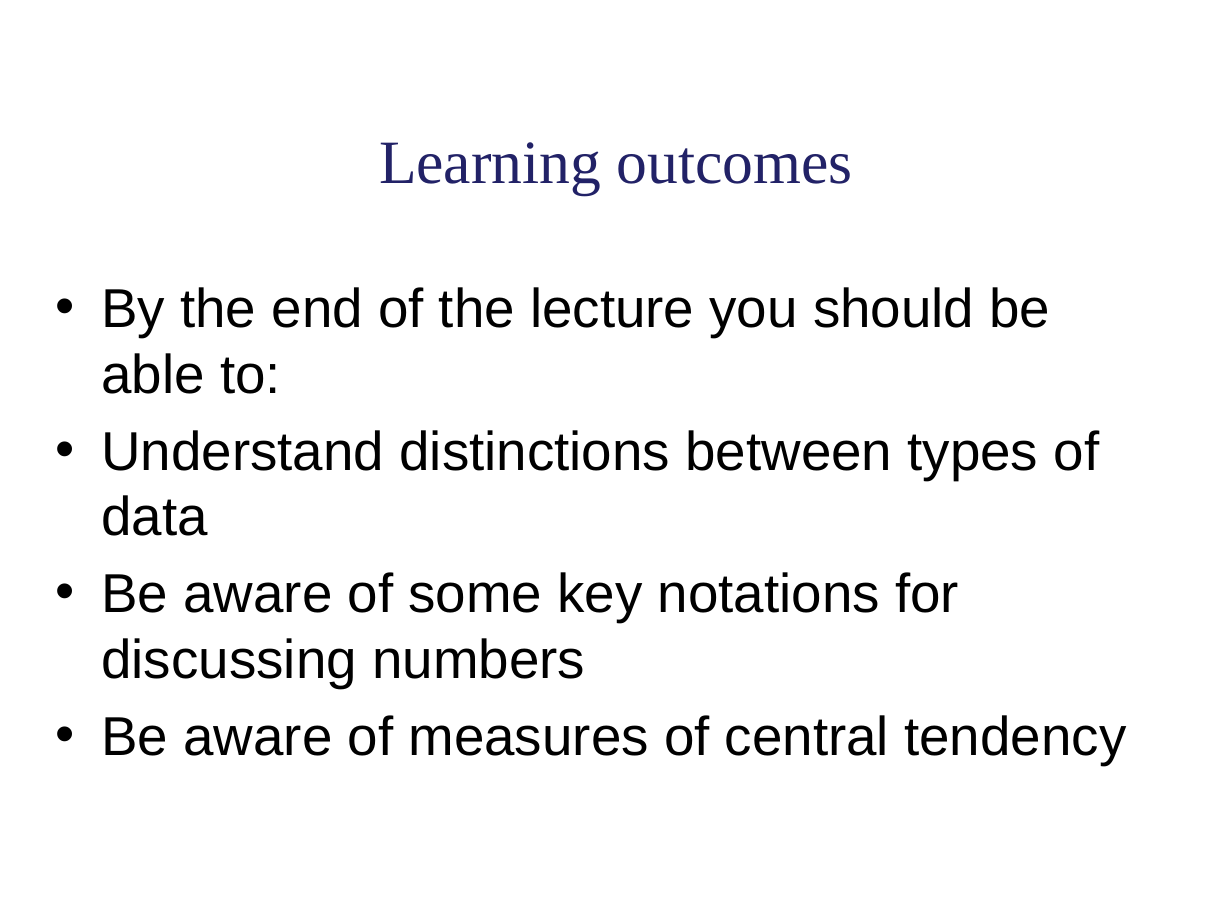
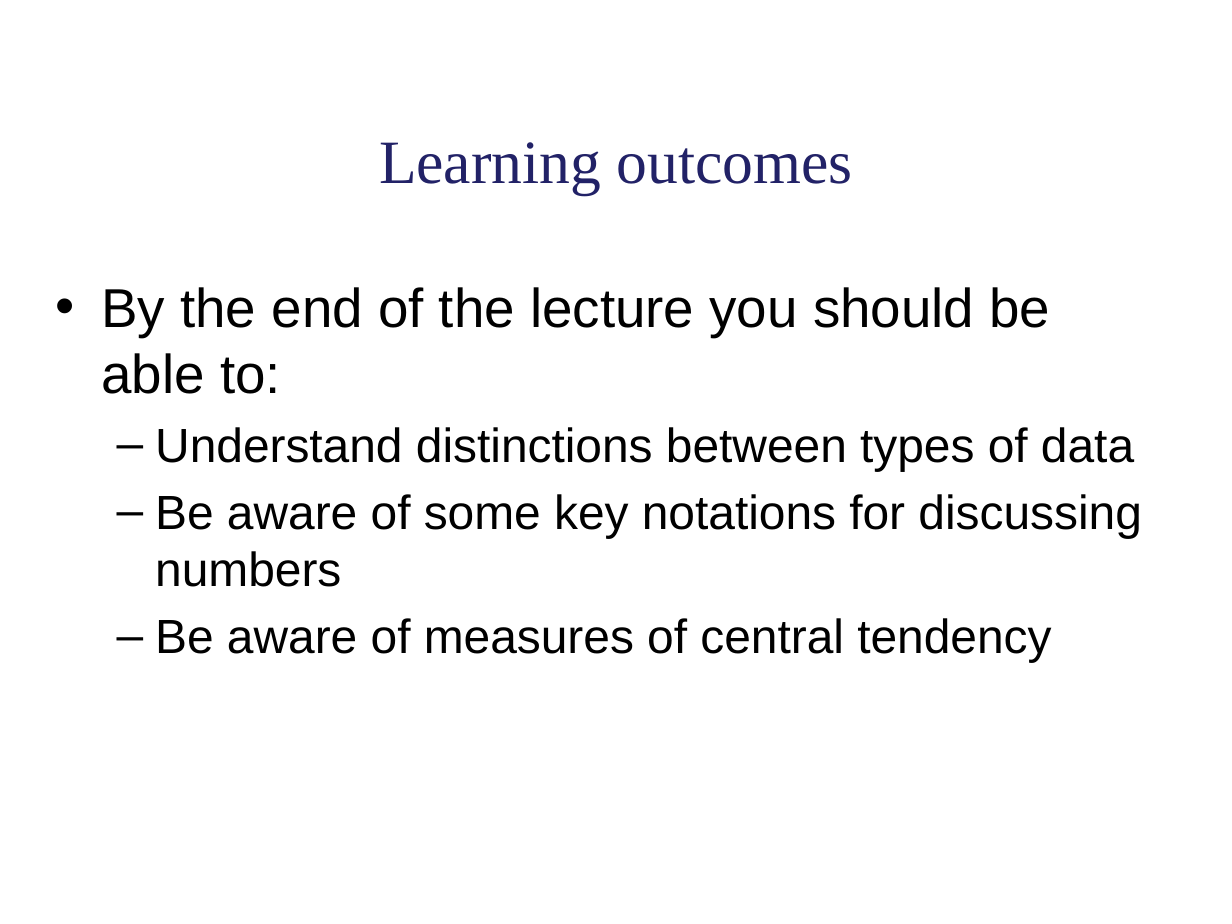
Before and after one commit to lu-psy-r/year1, a slide deck: slide 7 of PSYC121/data/Week_1/week 1 lecture slides.pptx (slide 6 before the commit). Drawn at 1232x924 pixels with LibreOffice and Linux fonts; fonts in the diff are those of the drawing. Boxes give left, top, right and bottom in pixels: in the first picture for what was removed or moved away, otherwise in the second. Text is boxed around its words. In the diff, an @@ line names an element or a change of style, - is before the commit and + after.

```diff
--- a/PSYC121/data/Week_1/week 1 lecture slides.pptx
+++ b/PSYC121/data/Week_1/week 1 lecture slides.pptx
@@ text at [155,427,1141,662]: size 32 to 28 pt in "Understand distinctions between types of data", "Be aware of some key notations for ...", "Be aware of measures of central tendency"; bullet • to –; list level 1 to 2 in "Understand distinctions between types of ..."; list level 1 to 2 in "Be aware of some key ..."; list level 1 to 2 in "Be aware of measures of ..." @@
```
Also in this commit, not shown: 9 other slides changed, 2 slides added, 2 slides removed, 3 other files.
